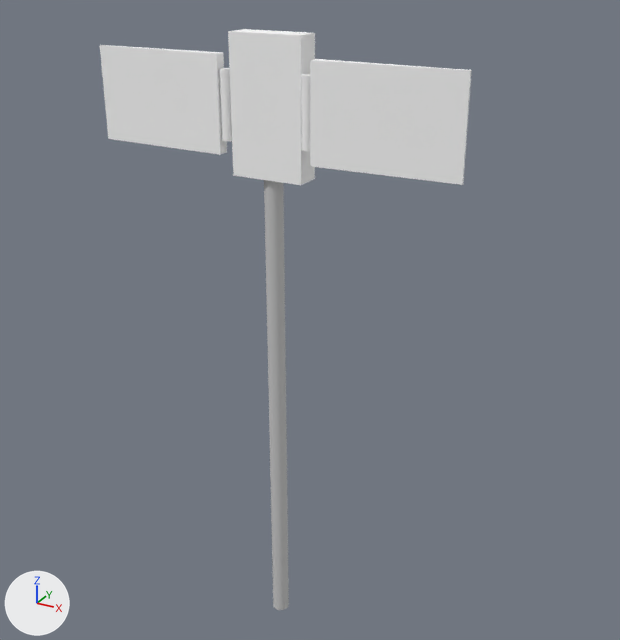
The FBX model Assets/3D/Battant.FBX: old version first, new version second.
Rendered twice from a 50 mm camera at (1.1, -1.8, 1.9) aimed at (0.06, 0.08, 0.95). Lighting does not change. The marker at lower left points along +X, +Y and +Z. Where no turn or scale is listed for an object, it has been applied to the vertices.

The first picture shows 'Battant', 'Battant1', 'Battant2'.
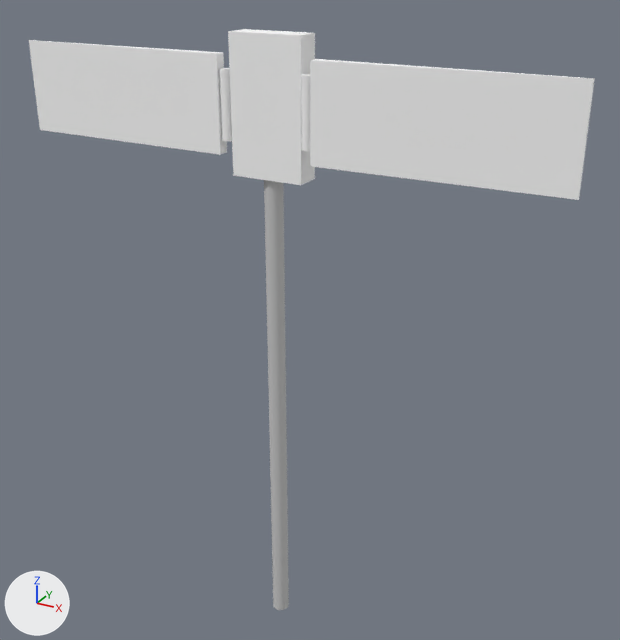
Commit message: Modif Battant

Boxes [x1, y1, x2, y2] around the edits, measured in the pictures (620 x 640 px; the box of a moved part takes in the faces that stretch with it):
'Battant2', reshaped (72% wider, 12% taller)
    before: [301, 59, 472, 185]
    after: [301, 59, 595, 200]
'Battant1', reshaped (53% wider)
    before: [100, 45, 232, 155]
    after: [29, 40, 232, 155]
part 1 of me_mesh_002, moved or reshaped
    before: [343, 61, 472, 185]
    after: [343, 61, 595, 200]
part 2 of me_mesh_001, moved or reshaped
    before: [100, 45, 179, 147]
    after: [29, 40, 179, 147]

Edits to the bpy script that builds the scene:
```text
Change me_mesh_001:
    where me_mesh_001.from_pydata(...)  # 24 vertices, 20 faces; spans x -0.387..0.015, y -0.015..0.015, z -0.121..0.121
    used by ob_battant1; location = (-0.113, -0.028, 1.533)
    before: 2 (-0.387, -0.003, -0.121) at pixel (108, 138), 3 (-0.387, 0.003, -0.121) at pixel (109, 138), 6 (-0.387, -0.003, 0.121) at pixel (99, 45), 7 (-0.387, 0.003, 0.121) at pixel (101, 44)
    me_mesh_001 part 2
    add for i in [2, 3, 6, 7]: me_mesh_001.vertices[i].co += Vector((-0.25, 0.0, 0.0))
Change me_mesh_002:
    where me_mesh_002.from_pydata(...)  # 24 vertices, 20 faces; spans x -0.015..0.387, y -0.015..0.015, z -0.121..0.121
    used by ob_battant2; location = (0.113, -0.028, 1.533)
    before: 0 (0.387, -0.003, -0.121) at pixel (462, 184), 1 (0.387, 0.003, -0.121) at pixel (463, 184), 4 (0.387, -0.003, 0.121) at pixel (470, 70), 5 (0.387, 0.003, 0.121) at pixel (471, 70)
    me_mesh_002 part 1
    add for i in [0, 1, 4, 5]: me_mesh_002.vertices[i].co += Vector((0.25, 0.0, 0.0))
```
